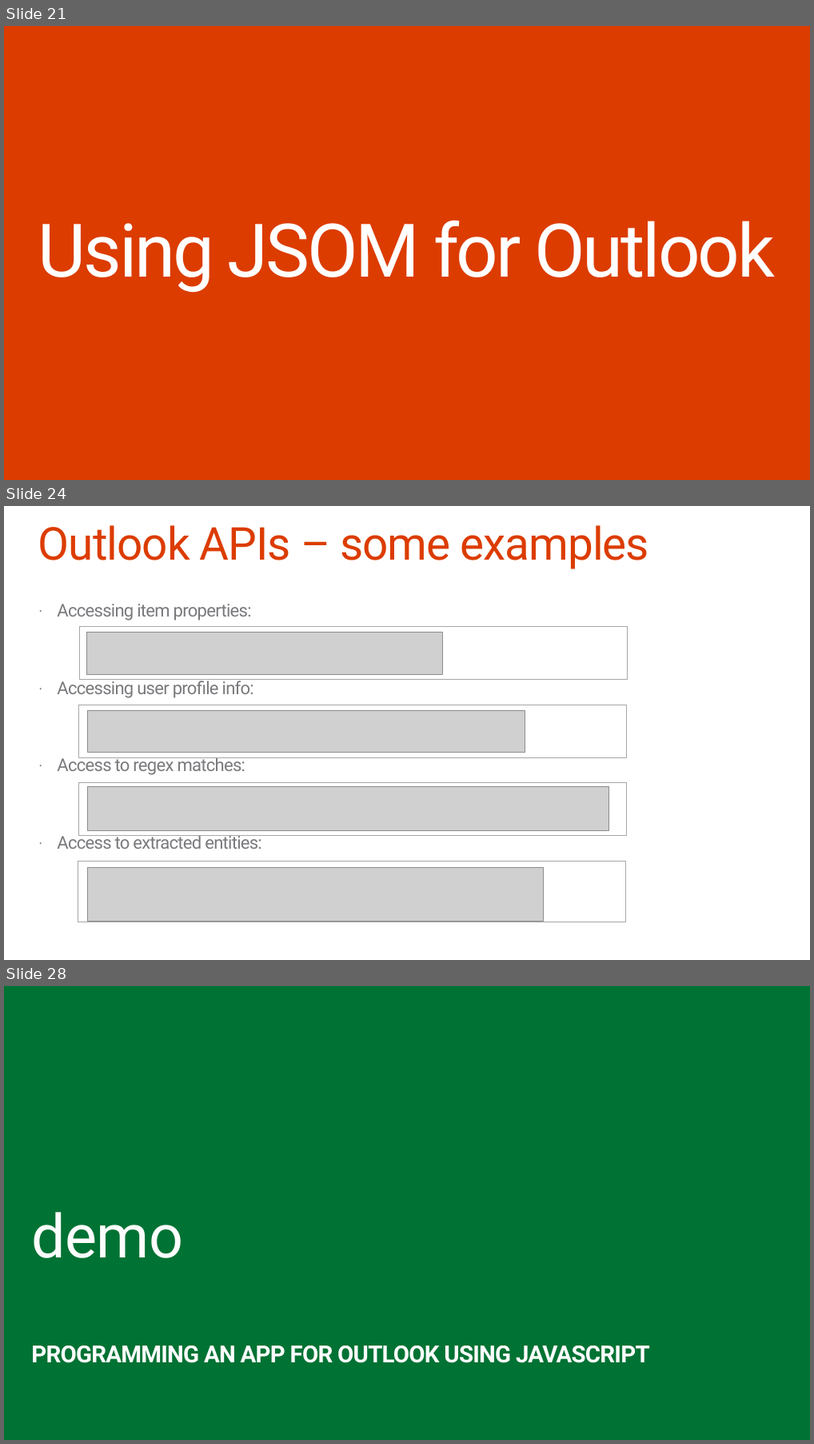
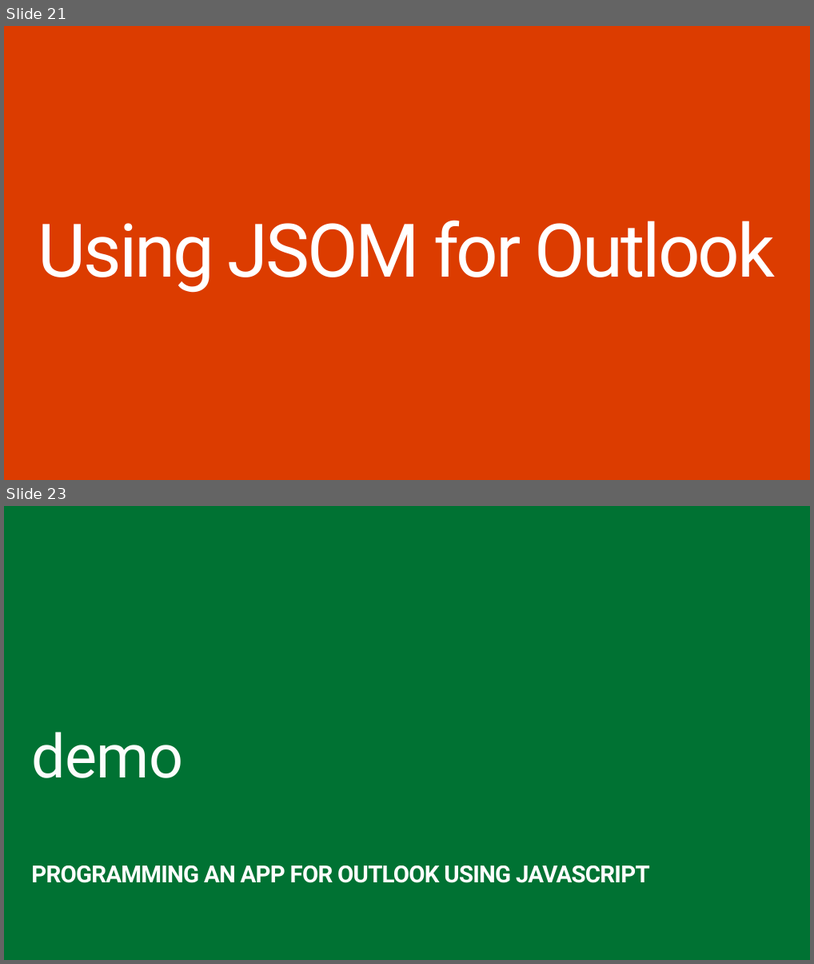
Before and after one commit to OfficeDev/TrainingContent, a slide deck: O3652-1 Deep Dive Apps for Office in Outlook/O3652-1 Deep Dive into Apps for Office in Outlook.pptx. Shown one above the other, each under a label of ours: slides 21, 24 and 28 before the commit, slides 21 and 23 after it; the slides between them are not shown. The pictures are 814x1444 and 814x964 pixels, drawn with LibreOffice and Linux fonts; fonts in the diff are those of the drawing; grey boxes stand for pictures; background and template pictures are left out. Boxes give left, top, right and bottom in pixels: in the first picture for what was removed or moved away, otherwise in the second. Text is boxed around its words. In the diff, an @@ line names an element or a change of style, - is before the commit and + after.

```diff
--- a/O3652-1 Deep Dive Apps for Office in Outlook/O3652-1 Deep Dive into Apps for Office in Outlook.pptx
+++ b/O3652-1 Deep Dive Apps for Office in Outlook/O3652-1 Deep Dive into Apps for Office in Outlook.pptx
@@ slide 24 removed at box(4, 506, 810, 960), background #FFFFFF @@
@@ title removed at box(38, 525, 650, 569) @@
-Outlook APIs – some examples
@@ text removed at box(57, 604, 262, 848) @@
-· Accessing item properties:
-· Accessing user profile info:
-· Access to regex matches:
-· Access to extracted entities:
@@ rectangle removed at box(80, 626, 628, 679) @@
@@ picture removed at box(87, 632, 443, 675) @@
@@ rectangle removed at box(79, 704, 627, 757) @@
@@ picture removed at box(87, 711, 525, 752) @@
@@ rectangle removed at box(79, 782, 627, 835) @@
@@ picture removed at box(87, 787, 609, 830) @@
@@ rectangle removed at box(78, 860, 626, 922) @@
@@ picture removed at box(87, 867, 544, 921) @@
@@ what was slide 28 is now slide 23 @@
```
Also in this commit, not shown: 6 slides changed, 1 slide added, 4 other slides removed.
